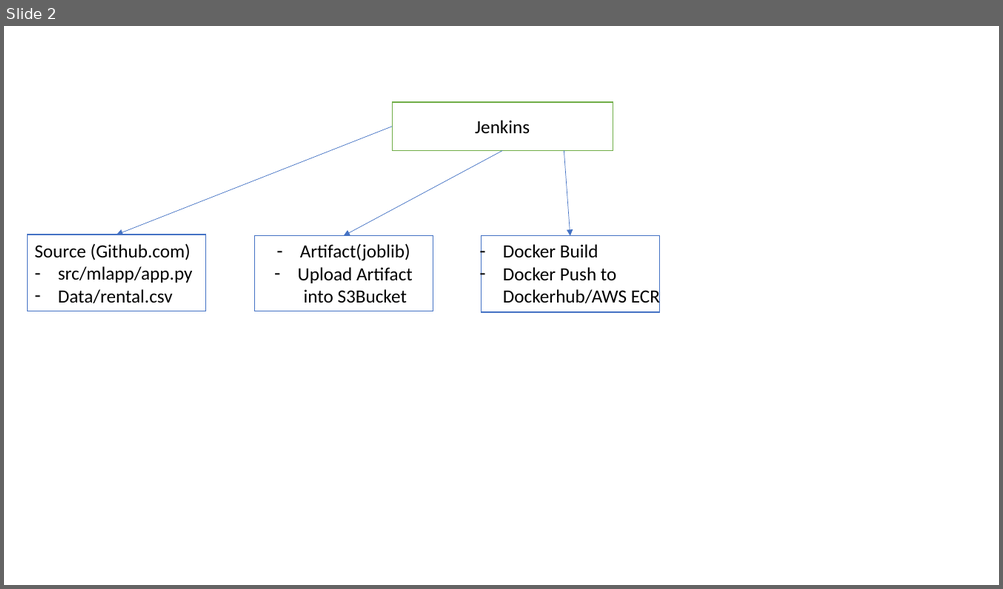
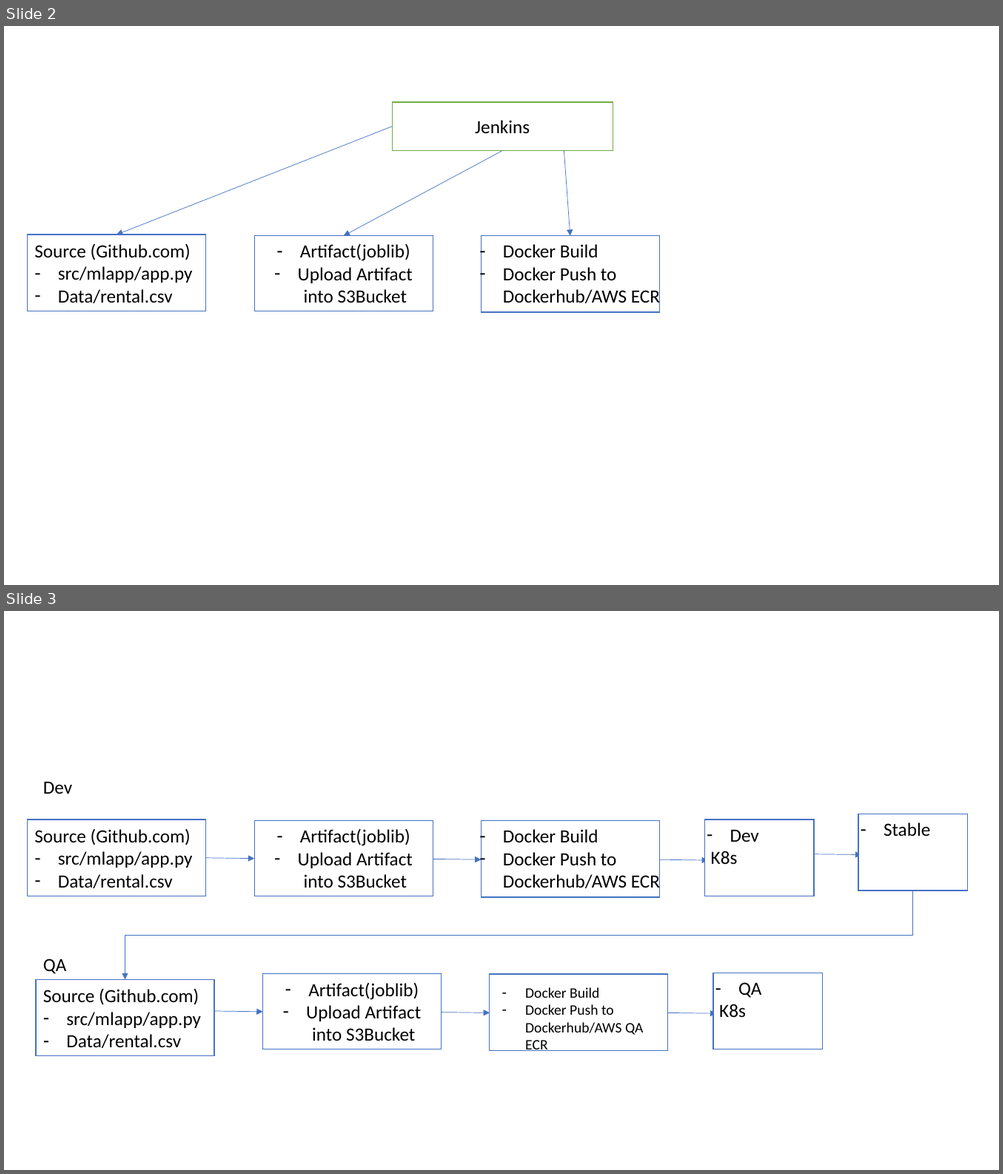
Before and after one commit to Ragavendira1/predict-rental-price, a slide deck: mlops_implementation_deck.pptx. Shown one above the other, each under a label of ours: slide 2 before the commit, slides 2 and 3 after it. The pictures are 1003x589 and 1003x1174 pixels, drawn with LibreOffice and Linux fonts; fonts in the diff are those of the drawing. Boxes give left, top, right and bottom in pixels: in the first picture for what was removed or moved away, otherwise in the second. Text is boxed around its words. In the diff, an @@ line names an element or a change of style, - is before the commit and + after.

Commit message:
updated deck_diagrams_etc.

```diff
--- a/mlops_implementation_deck.pptx
+++ b/mlops_implementation_deck.pptx
@@ slide 3 added at (x1=4, y1=611, x2=999, y2=1170), background #FFFFFF @@
@@ text added at (x1=43, y1=781, x2=72, y2=794), 18 pt, text #000000 @@
+Dev
@@ rectangle added at (x1=27, y1=820, x2=205, y2=897), fill #FFFFFF, outline #4472C4 1 pt, 18 pt, text #000000 @@
+Source (Github.com)
+– src/mlapp/app.py
+– Data/rental.csv
@@ rectangle added at (x1=254, y1=820, x2=432, y2=896), outline #4472C4 0.75 pt, 18 pt, text #000000 @@
+– Artifact(joblib)
+– Upload Artifact into S3Bucket
@@ rectangle added at (x1=481, y1=820, x2=659, y2=897), fill #FFFFFF, outline #4472C4 1 pt @@
@@ text added at (x1=503, y1=829, x2=660, y2=892), 18 pt, text #000000 @@
+– Docker Build
+– Docker Push to Dockerhub/AWS ECR
@@ rectangle added at (x1=705, y1=820, x2=814, y2=897), fill #FFFFFF, outline #4472C4 1 pt @@
@@ text added at (x1=711, y1=829, x2=759, y2=865), 18 pt, text #000000 @@
+– Dev
+K8s
@@ rectangle added at (x1=858, y1=814, x2=968, y2=891), fill #FFFFFF, outline #4472C4 1 pt @@
@@ text added at (x1=883, y1=823, x2=930, y2=836), 18 pt, text #000000 @@
+– Stable
@@ arrow added from (813, 854) to (861, 855), #4472C4 0.5 pt @@
@@ arrow added from (205, 858) to (254, 859), #4472C4 0.5 pt @@
@@ arrow added from (432, 860) to (481, 860), #4472C4 0.5 pt @@
@@ arrow added from (659, 860) to (708, 860), #4472C4 0.5 pt @@
@@ elbow arrow added from (913, 891) to (125, 980), #4472C4 0.5 pt @@
@@ text added at (x1=43, y1=959, x2=66, y2=974), 18 pt, text #000000 @@
+QA
@@ rectangle added at (x1=36, y1=980, x2=214, y2=1056), fill #FFFFFF, outline #4472C4 1 pt, 18 pt, text #000000 @@
+Source (Github.com)
+– src/mlapp/app.py
+– Data/rental.csv
@@ rectangle added at (x1=263, y1=974, x2=441, y2=1050), outline #4472C4 0.75 pt, 18 pt, text #000000 @@
+– Artifact(joblib)
+– Upload Artifact into S3Bucket
@@ rectangle added at (x1=489, y1=974, x2=668, y2=1051), fill #FFFFFF, outline #4472C4 1 pt @@
@@ text added at (x1=525, y1=988, x2=643, y2=1051), 14 pt, text #000000 @@
+– Docker Build
+– Docker Push to Dockerhub/AWS QA ECR
@@ rectangle added at (x1=713, y1=973, x2=822, y2=1050), fill #FFFFFF, outline #4472C4 1 pt @@
@@ text added at (x1=719, y1=982, x2=761, y2=1018), 18 pt, text #000000 @@
+– QA
+K8s
@@ arrow added from (214, 1011) to (263, 1012), #4472C4 0.5 pt @@
@@ arrow added from (441, 1012) to (489, 1013), #4472C4 0.5 pt @@
@@ arrow added from (668, 1013) to (717, 1014), #4472C4 0.5 pt @@
```
Also in this commit, not shown: 2 other files.
